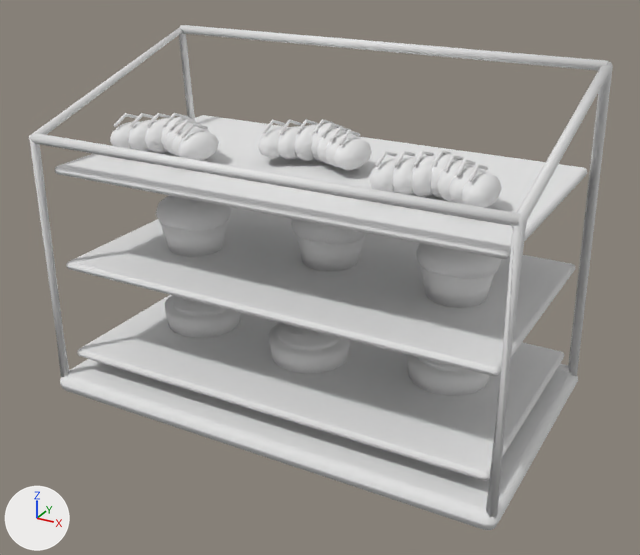
Before and after pictures for a commit that changed the glTF model assets/rooms/coffee_shop/pastry_case.glb.
Camera for both pictures: a 50 mm camera at (0.955, -1.737, 1.18) aimed at (0.019, -0.035, 0.329). The axes (+X, +Y, +Z) are drawn at lower left. The lights are the same throughout. The first picture is the older version. Vertices at exactly the same position are counted once.

Script lines for the objects in view, before the commit:
```python
me_pastry_case_mobile = bpy.data.meshes.new('pastry_case_mobile')
me_pastry_case_mobile.from_pydata(...)  # 3239 vertices, 6130 faces; spans x -0.58..0.58, y -0.34..0.34, z 0.0..0.84
me_pastry_case_mobile.materials.append(mat_shop_sharedatlas)  # white #e7e7e7
ob_pastry_case_001 = bpy.data.objects.new('pastry_case.001', me_pastry_case_mobile)
ob_pastry_case_001.location = (0.0, 0.0, 0.0)
```
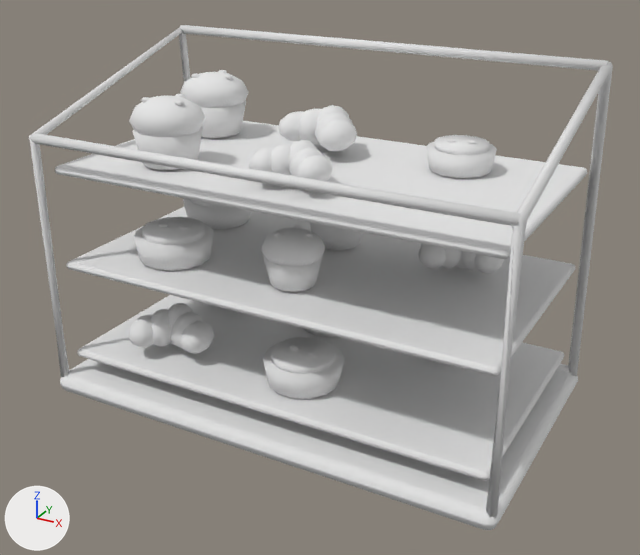
The change, as a diff of the scene's bpy script:
```diff
--- a/assets/rooms/coffee_shop/pastry_case.glb.py
+++ b/assets/rooms/coffee_shop/pastry_case.glb.py
@@ me_pastry_case_mobile @@
-me_pastry_case_mobile.from_pydata(...)  # 3239 vertices, 6130 faces; spans x -0.58..0.58, y -0.34..0.34, z 0.0..0.84
+me_pastry_case_mobile.from_pydata(...)  # 2988 vertices, 5660 faces; spans x -0.58..0.58, y -0.34..0.34, z 0.0..0.84
+# me_pastry_case_mobile part 1: a new loose piece, a 14-sided cut cone along z (radius 0.077 at the low end, 0.086 at the high end) spanning x -0.126..0.042, y 0.047..0.218, z 0.115..0.169, in mat_shop_sharedatlas (white #e7e7e7)
+# me_pastry_case_mobile part 2: a new loose piece, a 14-sided cut cone along z (radius 0.086 at the low end, 0.096 at the high end) spanning x -0.054..0.137, y -0.25..-0.063, z 0.116..0.176, in mat_shop_sharedatlas (white #e7e7e7)
+# me_pastry_case_mobile part 3: a new loose piece, a 16-sided cylinder along z spanning x -0.033..0.116, y -0.231..-0.082, z 0.173..0.191, in mat_shop_sharedatlas (white #e7e7e7)
+# me_pastry_case_mobile part 4: a new loose piece, a 14-sided cut cone along z (radius 0.084 at the low end, 0.094 at the high end) spanning x -0.476..-0.29, y 0.031..0.218, z 0.355..0.414, in mat_shop_sharedatlas (white #e7e7e7)
+# me_pastry_case_mobile part 5: a new loose piece, a 12-sided cut cone along z (radius 0.058 at the low end, 0.073 at the high end) spanning x -0.092..0.051, y 0.053..0.197, z 0.357..0.428, in mat_shop_sharedatlas (white #e7e7e7)
+# me_pastry_case_mobile part 6: a new loose piece, a 14-sided cut cone along z (radius 0.086 at the low end, 0.096 at the high end) spanning x -0.416..-0.226, y -0.244..-0.052, z 0.356..0.416, in mat_shop_sharedatlas (white #e7e7e7)
+# me_pastry_case_mobile part 7: a new loose piece, a 16-sided cylinder along z spanning x -0.397..-0.246, y -0.223..-0.073, z 0.413..0.432, in mat_shop_sharedatlas (white #e7e7e7)
+# me_pastry_case_mobile part 8: the loose piece of 26 vertices spanning x -0.298..-0.278, y -0.114..-0.095, z 0.474..0.487 is scaled about its middle by (1.32, 1.13, 0.629), then moved by (-0.005, -0.042, -0.046)
+# me_pastry_case_mobile part 9: a new loose piece, a 12-sided cut cone along z (radius 0.053 at the low end, 0.067 at the high end) spanning x -0.057..0.077, y -0.211..-0.078, z 0.357..0.422, in mat_shop_sharedatlas (white #e7e7e7)
+# me_pastry_case_mobile part 10: a new loose piece, a UV sphere (12 segments, 6 rings, poles along z) spanning x -0.063..0.083, y -0.214..-0.074, z 0.399..0.483, in mat_shop_sharedatlas (white #e7e7e7)
+# me_pastry_case_mobile part 11: the loose piece of 26 vertices spanning x -0.044..-0.01, y -0.084..-0.06, z 0.177..0.185 is scaled about its middle by (0.613, 0.764, 1.26), then moved by (0.029, -0.037, 0.296)
+# me_pastry_case_mobile part 12: a new loose piece, a 12-sided cut cone along z (radius 0.064 at the low end, 0.081 at the high end) spanning x -0.462..-0.3, y 0.049..0.211, z 0.597..0.676, in mat_shop_sharedatlas (white #e7e7e7)
+# me_pastry_case_mobile part 13: a new loose piece, a UV sphere (12 segments, 6 rings, poles along z) spanning x -0.47..-0.292, y 0.045..0.215, z 0.649..0.751, in mat_shop_sharedatlas (white #e7e7e7)
+# me_pastry_case_mobile part 14: the loose piece of 62 vertices spanning x -0.046..0.026, y -0.015..0.115, z 0.59..0.68 is rebuilt with 52 vertices and now spans x -0.034..0.047, y 0.019..0.127, z 0.612..0.684
+# me_pastry_case_mobile part 15: 65 loose pieces with 2395 vertices, spanning x -0.485..0.465, y -0.19..0.139, z 0.102..0.689, are deleted
+# me_pastry_case_mobile part 16: 208 vertices removed from x -0.079..0.45, y -0.107..0.095, z 0.35..0.676; 918 vertices added at x -0.161..0.424, y -0.236..0.202, z 0.355..0.701
+# me_pastry_case_mobile part 17: 84 vertices removed from x -0.451..-0.249, y -0.113..0.093, z 0.102..0.179; 520 vertices added at x -0.44..-0.204, y -0.272..0.18, z 0.115..0.224
+# me_pastry_case_mobile part 18: 164 vertices added at x -0.398..-0.226, y -0.236..-0.071, z 0.597..0.749
+# me_pastry_case_mobile part 19: 52 vertices added at x 0.001..0.081, y -0.173..-0.144, z 0.189..0.198
+# other edits to the shape of me_pastry_case_mobile do not show in these pictures
 me_pastry_case_mobile.materials.append(mat_shop_sharedatlas)
```

What differs and where, as boxes [x1, y1, x2, y2] in the pictures (640 x 555 px; the box of a moved part takes in the faces that stretch with it):
part 1 of me_pastry_case_mobile, added (mostly hidden)
    after: [304, 329, 336, 338]
part 2 of me_pastry_case_mobile, added
    after: [263, 344, 344, 399]
part 3 of me_pastry_case_mobile, added
    after: [271, 337, 336, 374]
part 4 of me_pastry_case_mobile, added
    after: [183, 198, 251, 230]
part 5 of me_pastry_case_mobile, added
    after: [309, 222, 362, 251]
part 6 of me_pastry_case_mobile, added
    after: [134, 224, 214, 271]
part 7 of me_pastry_case_mobile, added
    after: [142, 217, 205, 245]
part 8 of me_pastry_case_mobile, moved or reshaped
    before: [191, 203, 197, 207]
    after: [178, 226, 188, 230]
part 9 of me_pastry_case_mobile, added
    after: [263, 254, 323, 292]
part 10 of me_pastry_case_mobile, added
    after: [261, 227, 325, 267]
part 11 of me_pastry_case_mobile, moved or reshaped
    before: [290, 332, 302, 337]
    after: [294, 225, 302, 228]
part 12 of me_pastry_case_mobile, added
    after: [200, 100, 246, 138]
part 13 of me_pastry_case_mobile, added
    after: [180, 72, 249, 108]
part 14 of me_pastry_case_mobile, rebuilt
    before: [311, 123, 336, 162]
    after: [317, 120, 357, 151]
part 15 of me_pastry_case_mobile, deleted
    before: [110, 113, 502, 396]
part 16 of me_pastry_case_mobile, reshaped
    before: [294, 125, 502, 308]
    after: [248, 105, 504, 274]
part 17 of me_pastry_case_mobile, built on
    before: [164, 295, 241, 338]
    after: [129, 302, 214, 354]
part 18 of me_pastry_case_mobile, added
    after: [129, 94, 205, 170]
part 19 of me_pastry_case_mobile, added
    after: [289, 345, 317, 357]
